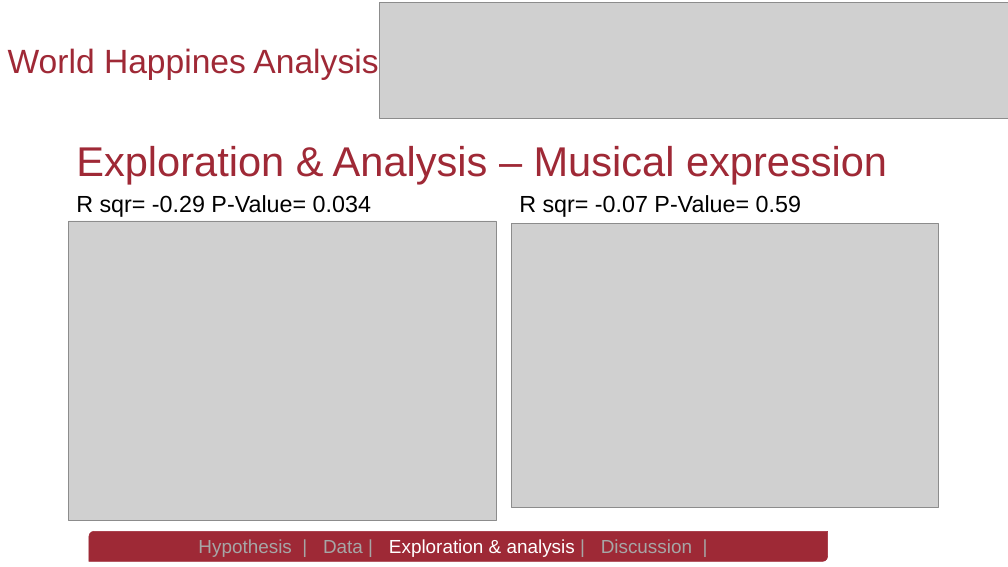
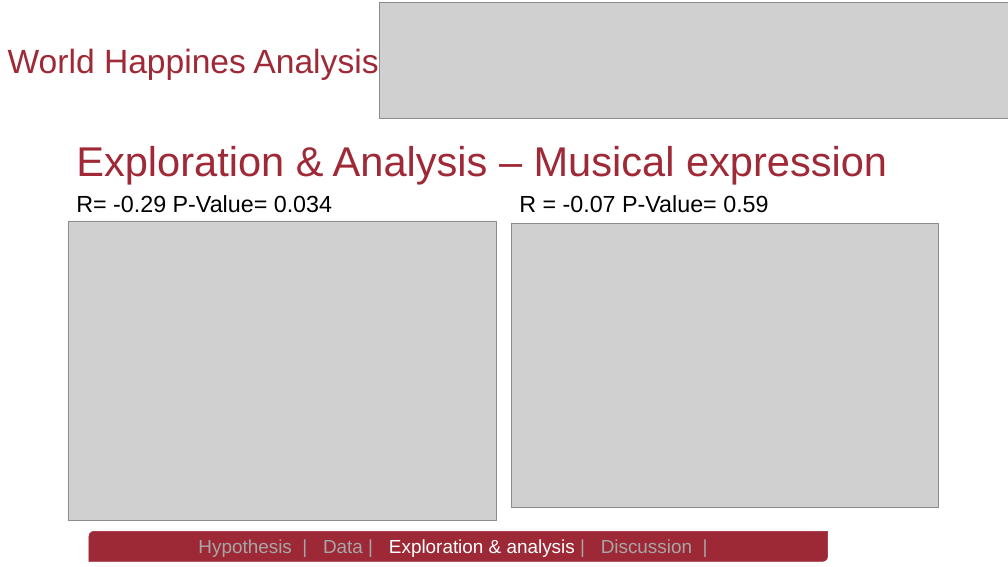
Before and after one commit to spastranas/GroupProject, a slide deck: slide 14 of World Happiness Analysis- Group 4 Final Presentation.pptx. Drawn at 1008x567 pixels with LibreOffice and Linux fonts; fonts in the diff are those of the drawing; grey boxes stand for pictures; background and template pictures are left out. Boxes give left, top, right and bottom in pixels: in the first picture for what was removed or moved away, otherwise in the second. Text is boxed around its words. In the diff, an @@ line names an element or a change of style, - is before the commit and + after.

```diff
--- a/World Happiness Analysis- Group 4 Final Presentation.pptx
+++ b/World Happiness Analysis- Group 4 Final Presentation.pptx
@@ text at (76,195,332,213): text changed @@
-R sqr= -0.29 P-Value= 0.034
+R= -0.29 P-Value= 0.034
@@ text at (519,195,768,213): text changed @@
-R sqr= -0.07 P-Value= 0.59
+R = -0.07 P-Value= 0.59
```
Also in this commit, not shown: 1 other slide changed, 14 other files.
